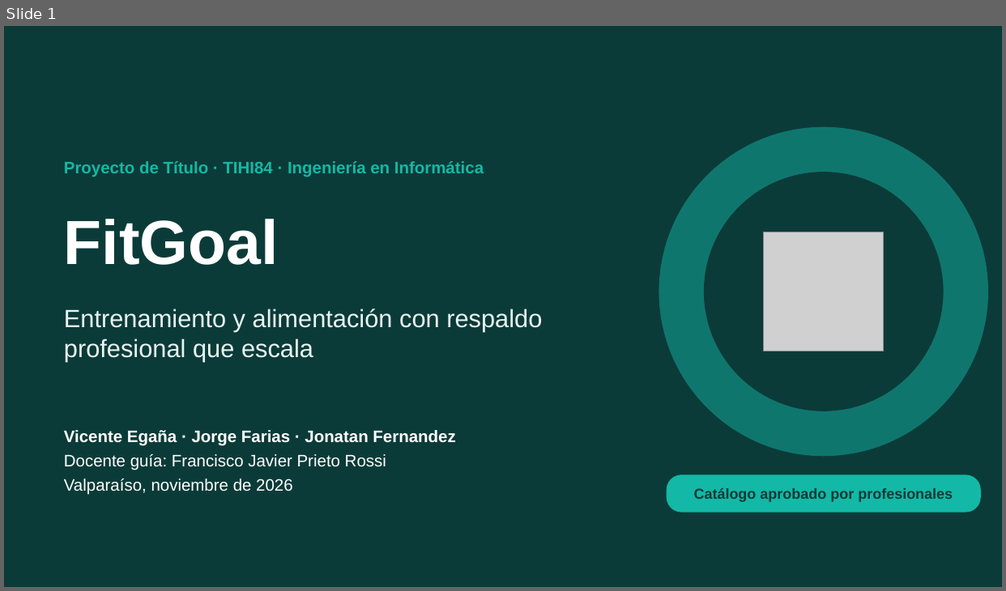
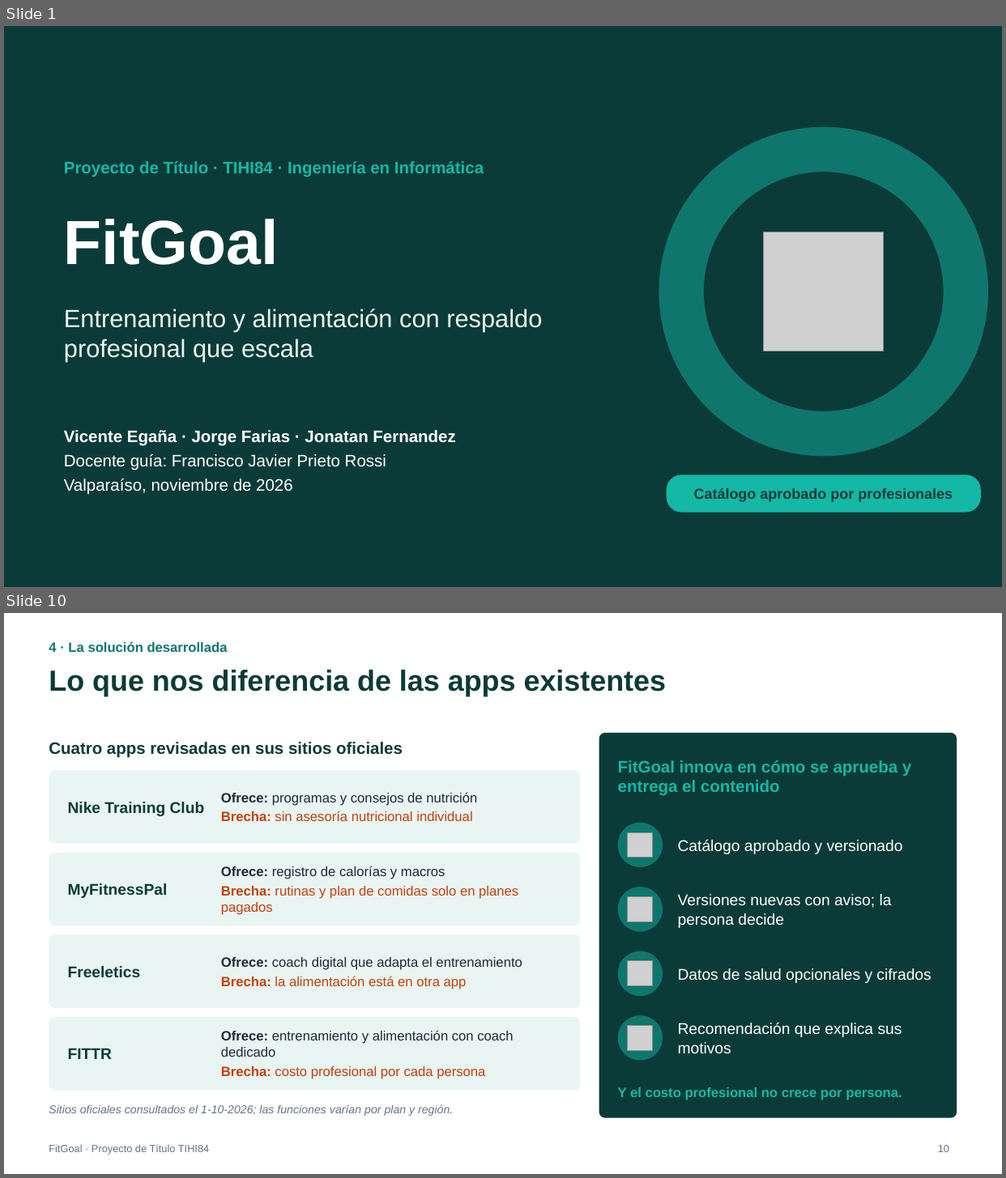
Before and after one commit to VicenteEgana/Fitgoal, a slide deck: docs/TIHI84_U3_Presentacion_FitGoal.pptx. Shown one above the other, each under a label of ours: slide 1 before the commit, slides 1 and 10 after it; the slides between them are not shown. The pictures are 1006x591 and 1006x1178 pixels, drawn with LibreOffice and Linux fonts; fonts in the diff are those of the drawing; grey boxes stand for pictures. Boxes give left, top, right and bottom in pixels: in the first picture for what was removed or moved away, otherwise in the second. Text is boxed around its words. In the diff, an @@ line names an element or a change of style, - is before the commit and + after.

```diff
--- a/docs/TIHI84_U3_Presentacion_FitGoal.pptx
+++ b/docs/TIHI84_U3_Presentacion_FitGoal.pptx
@@ slide 10 added at [4, 613, 1002, 1174], background #FFFFFF @@
@@ text added at [49, 641, 228, 652], 13 pt, text #0F766E, bold @@
+4 · La solución desarrollada
@@ title added at [49, 670, 667, 696], 28 pt, text #0B3B38, bold @@
+Lo que nos diferencia de las apps existentes
@@ rounded rectangle added at [599, 733, 957, 1118], fill #0B3B38 @@
@@ text added at [49, 742, 403, 758], 16 pt, text #0B3B38, bold @@
+Cuatro apps revisadas en sus sitios oficiales
@@ rounded rectangle added at [49, 770, 581, 844], fill #E9F5F2 @@
@@ text added at [618, 760, 911, 795], 16 pt, text #14B8A6, bold @@
+FitGoal innova en cómo se aprueba y entrega el contenido
@@ text added at [68, 802, 205, 816], 15 pt, text #0B3B38, bold @@
+Nike Training Club
@@ text added at [221, 792, 477, 821], 13 pt, text #C2410C @@
+Ofrece: programas y consejos de nutrición
+Brecha: sin asesoría nutricional individual
@@ ellipse added at [618, 823, 663, 867], fill #0F766E @@
@@ rounded rectangle added at [49, 853, 581, 926], fill #E9F5F2 @@
@@ picture added at [628, 833, 652, 857] @@
@@ text added at [678, 840, 903, 854], 15 pt, text #FFFFFF @@
+Catálogo aprobado y versionado
@@ text added at [221, 866, 518, 915], 13 pt, text #C2410C @@
+Ofrece: registro de calorías y macros
+Brecha: rutinas y plan de comidas solo en planes pagados
@@ text added at [68, 884, 168, 898], 15 pt, text #0B3B38, bold @@
+MyFitnessPal
@@ ellipse added at [618, 887, 663, 932], fill #0F766E @@
@@ picture added at [628, 897, 652, 922] @@
@@ text added at [678, 894, 892, 928], 15 pt, text #FFFFFF @@
+Versiones nuevas con aviso; la persona decide
@@ rounded rectangle added at [49, 935, 581, 1008], fill #E9F5F2 @@
@@ ellipse added at [618, 952, 663, 996], fill #0F766E @@
@@ text added at [68, 966, 141, 977], 15 pt, text #0B3B38, bold @@
+Freeletics
@@ text added at [221, 957, 522, 990], 13 pt, text #1E293B @@
+Ofrece: coach digital que adapta el entrenamiento
+Brecha: la alimentación está en otra app
@@ picture added at [628, 961, 652, 986] @@
@@ text added at [678, 969, 931, 983], 15 pt, text #FFFFFF @@
+Datos de salud opcionales y cifrados
@@ rounded rectangle added at [49, 1017, 581, 1091], fill #E9F5F2 @@
@@ ellipse added at [618, 1016, 663, 1061], fill #0F766E @@
@@ picture added at [628, 1025, 652, 1050] @@
@@ text added at [678, 1023, 902, 1054], 15 pt, text #FFFFFF @@
+Recomendación que explica sus motivos
@@ text added at [68, 1048, 112, 1059], 15 pt, text #0B3B38, bold @@
+FITTR
@@ text added at [221, 1030, 513, 1080], 13 pt, text #1E293B @@
+Ofrece: entrenamiento y alimentación con coach dedicado
+Brecha: costo profesional por cada persona
@@ text added at [618, 1088, 901, 1101], 13 pt, text #14B8A6, bold @@
+Y el costo profesional no crece por persona.
@@ text added at [49, 1105, 453, 1116], 11 pt, text #64748B, italic @@
+Sitios oficiales consultados el 1-10-2026; las funciones varían por plan y región.
@@ text added at [49, 1144, 209, 1155], 10 pt, text #64748B @@
+FitGoal · Proyecto de Título TIHI84
@@ page number added at [938, 1145, 949, 1152], 10 pt, text #64748B @@
+10
```
Also in this commit, not shown: 13 slides changed, 4 other slides added.
